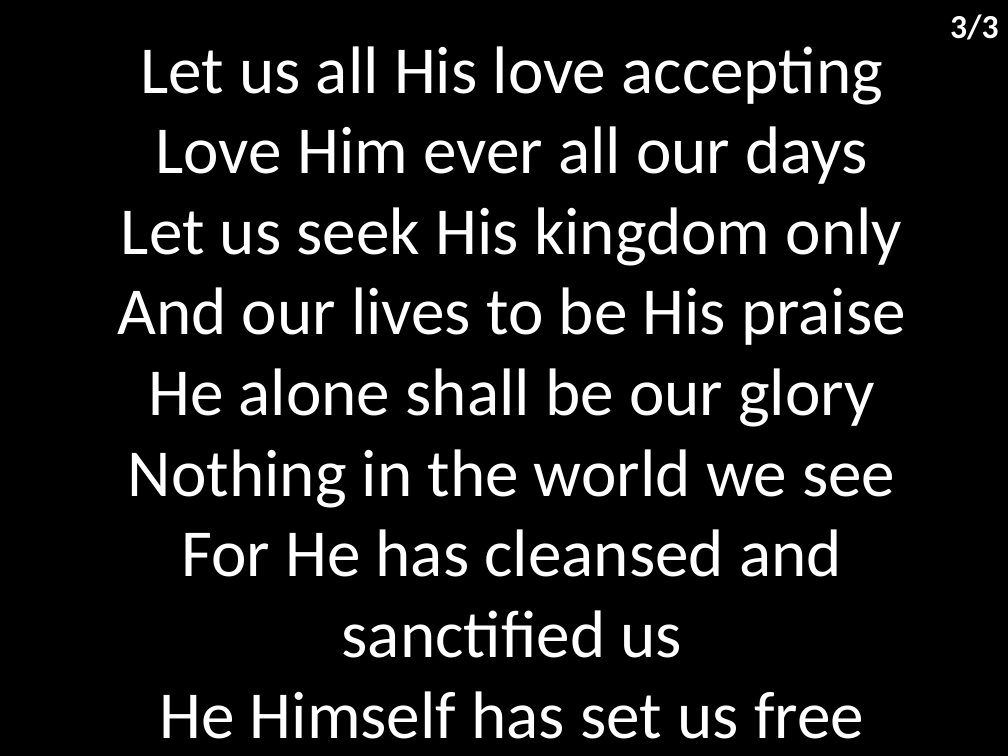
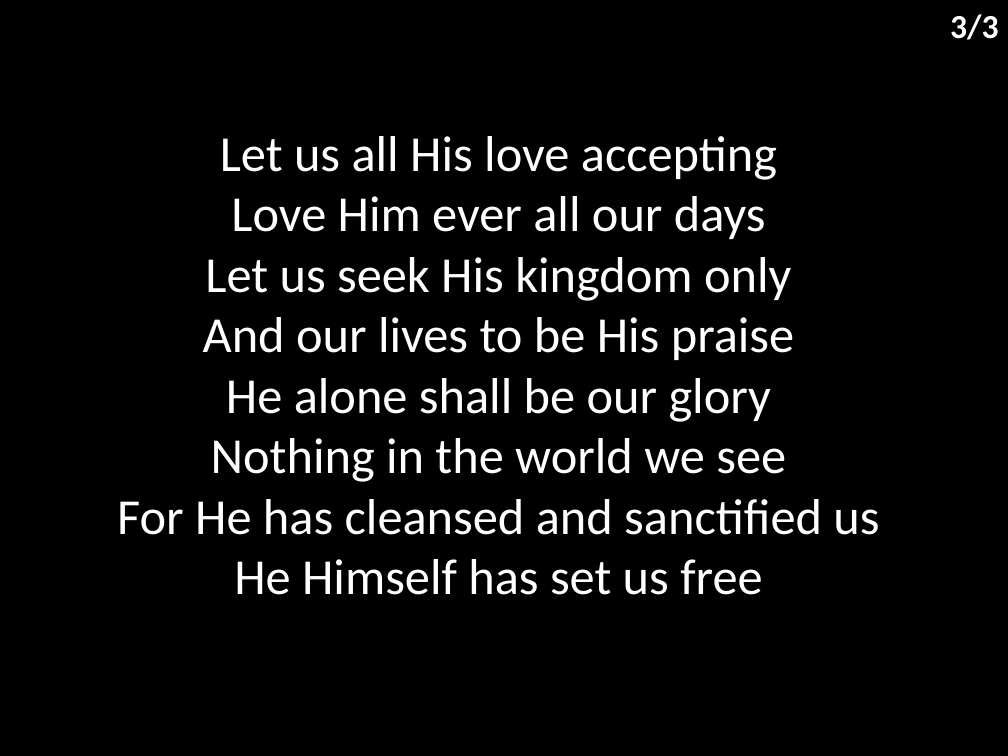
Before and after one commit to hoo-are-ya/worship, a slide deck: slide 4 of docs/songs/here is love.pptx. Drawn at 1008x756 pixels with LibreOffice and Linux fonts; fonts in the diff are those of the drawing. Boxes give left, top, right and bottom in pixels: in the first picture for what was removed or moved away, otherwise in the second. Text is boxed around its words. In the diff, an @@ line names an element or a change of style, - is before the commit and + after.

```diff
--- a/docs/songs/here is love.pptx
+++ b/docs/songs/here is love.pptx
@@ subtitle "Let us all His love ...": place and size @@
-subtitle "Let us all His love ..." at bbox=[117, 46, 906, 739]
+subtitle "Let us all His love ..." at bbox=[117, 136, 879, 595]
@@ subtitle "Let us all His love ..." at bbox=[117, 136, 879, 595]: size 48 to 36 pt; less space between paragraphs @@
```
Also in this commit, not shown: 3 other slides changed, 8 other files.
